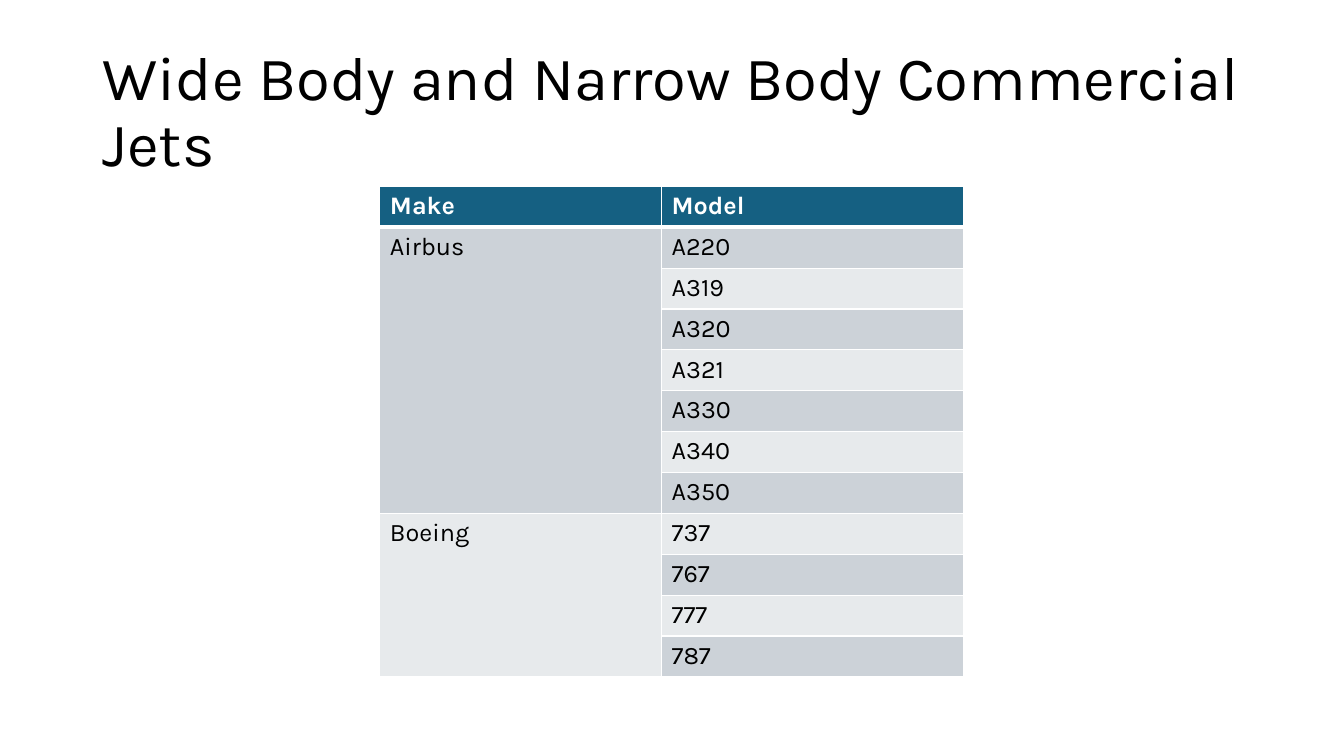
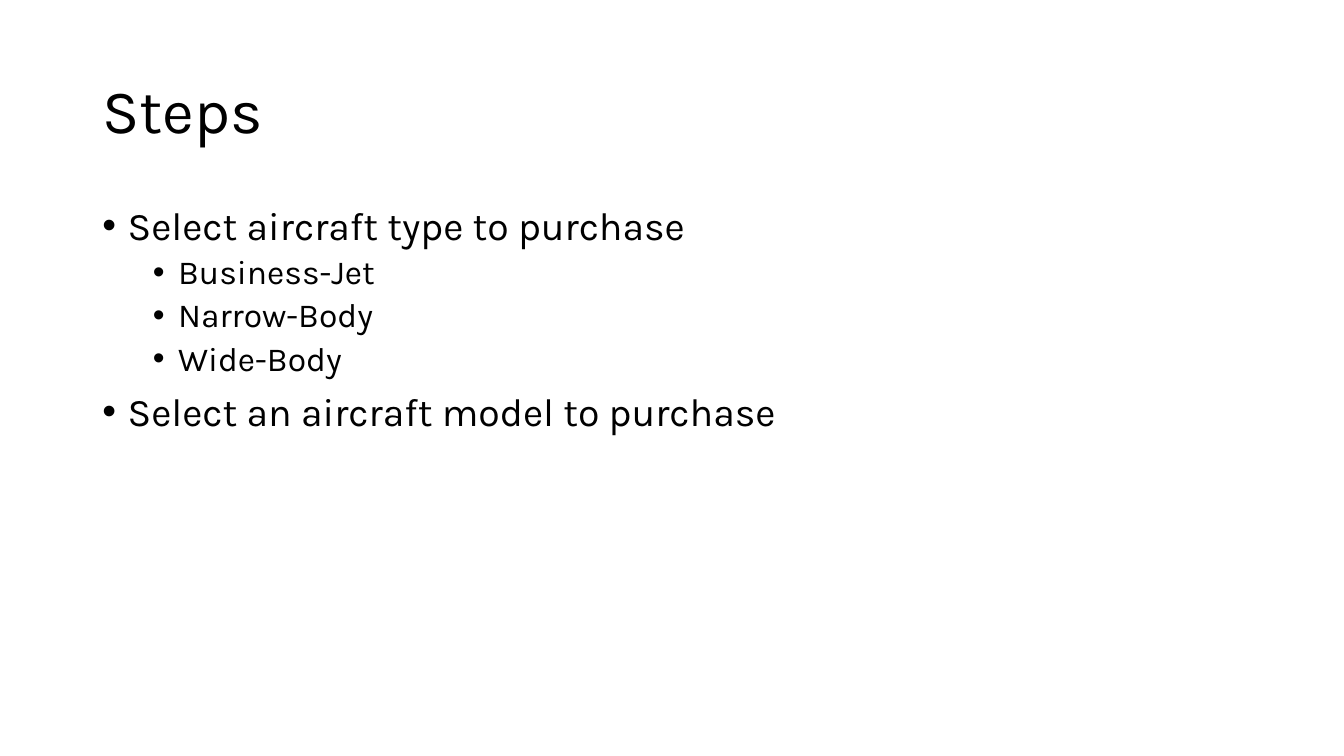
Before and after one commit to jgoett2/AirplaneRecommendations, a slide deck: slide 2 of Presentation.pptx. Drawn at 1344x756 pixels with LibreOffice and Linux fonts; fonts in the diff are those of the drawing. Boxes give left, top, right and bottom in pixels: in the first picture for what was removed or moved away, otherwise in the second. Text is boxed around its words. In the diff, an @@ line names an element or a change of style, - is before the commit and + after.

```diff
--- a/Presentation.pptx
+++ b/Presentation.pptx
@@ title at [102,93,262,148]: text changed @@
-Wide Body and Narrow Body Commercial Jets
+Steps
@@ table removed at [380,187,965,678], 12 rows, 2 columns @@
-Make | Model
-Airbus | A220
- | A319
- | A320
- | A321
- | A330
- | A340
- | A350
-Boeing | 737
- | 767
- | 777
- | 787
@@ text added at [128,213,776,436], 28 pt, text #000000 @@
+• Select aircraft type to purchase
+  • Business-Jet
+  • Narrow-Body
+  • Wide-Body
+• Select an aircraft model to purchase
```
Also in this commit, not shown: 2 slides added, 2 slides removed.
